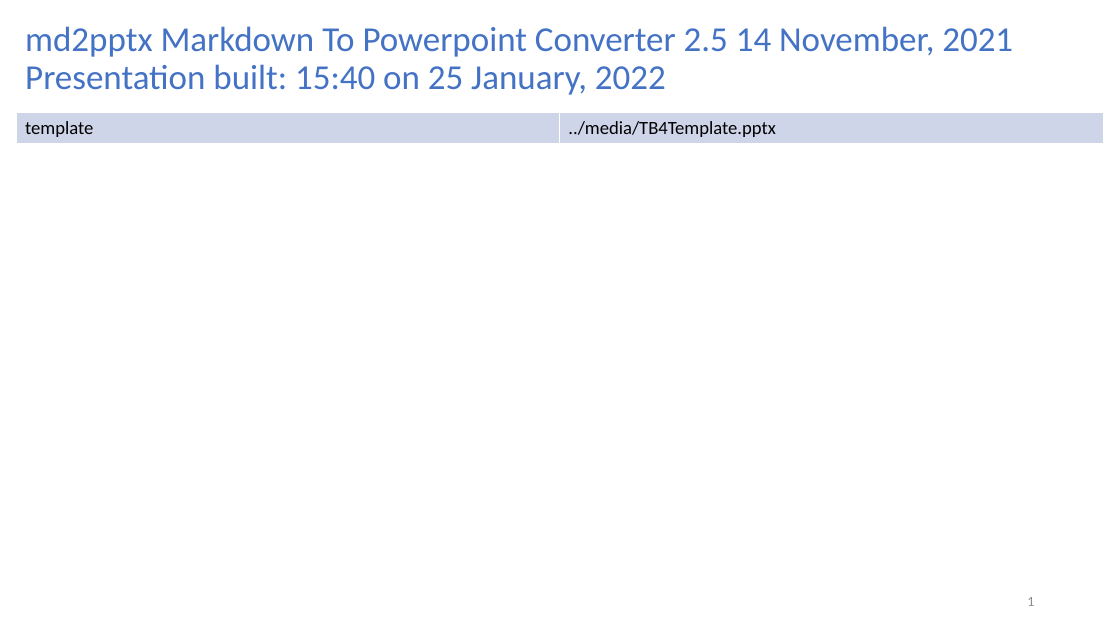
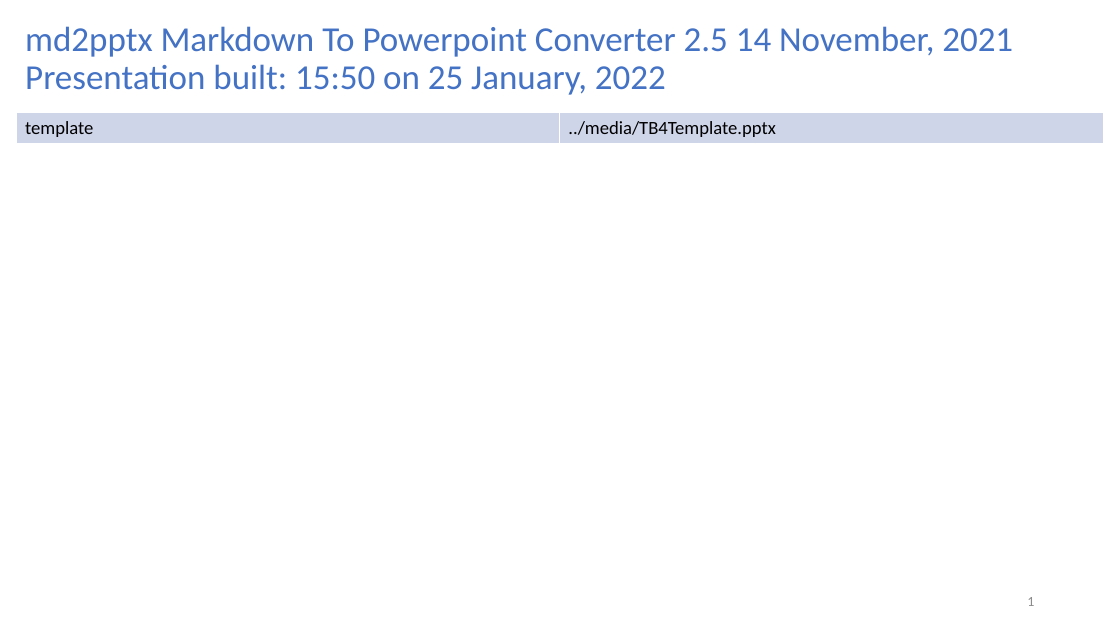
Before and after one commit to turtlebot/TurtleBot4Lessons, a slide deck: slide 1 of tutorials/Tutorial-InstallingTheTurtlebotSimulator.ppt. Drawn at 1120x630 pixels with LibreOffice and Linux fonts; fonts in the diff are those of the drawing. Boxes give left, top, right and bottom in pixels: in the first picture for what was removed or moved away, otherwise in the second. Text is boxed around its words. In the diff, an @@ line names an element or a change of style, - is before the commit and + after.

```diff
--- a/tutorials/Tutorial-InstallingTheTurtlebotSimulator.ppt
+++ b/tutorials/Tutorial-InstallingTheTurtlebotSimulator.ppt
@@ title at [25,26,1013,95]: text changed @@
-md2pptx Markdown To Powerpoint Converter 2.5 14 November, 2021
-Presentation built: 15:40 on 25 January, 2022
+md2pptx Markdown To Powerpoint Converter 2.5 14 November, 2021
+Presentation built: 15:50 on 25 January, 2022
```
Also in this commit, not shown: 4 other files.
